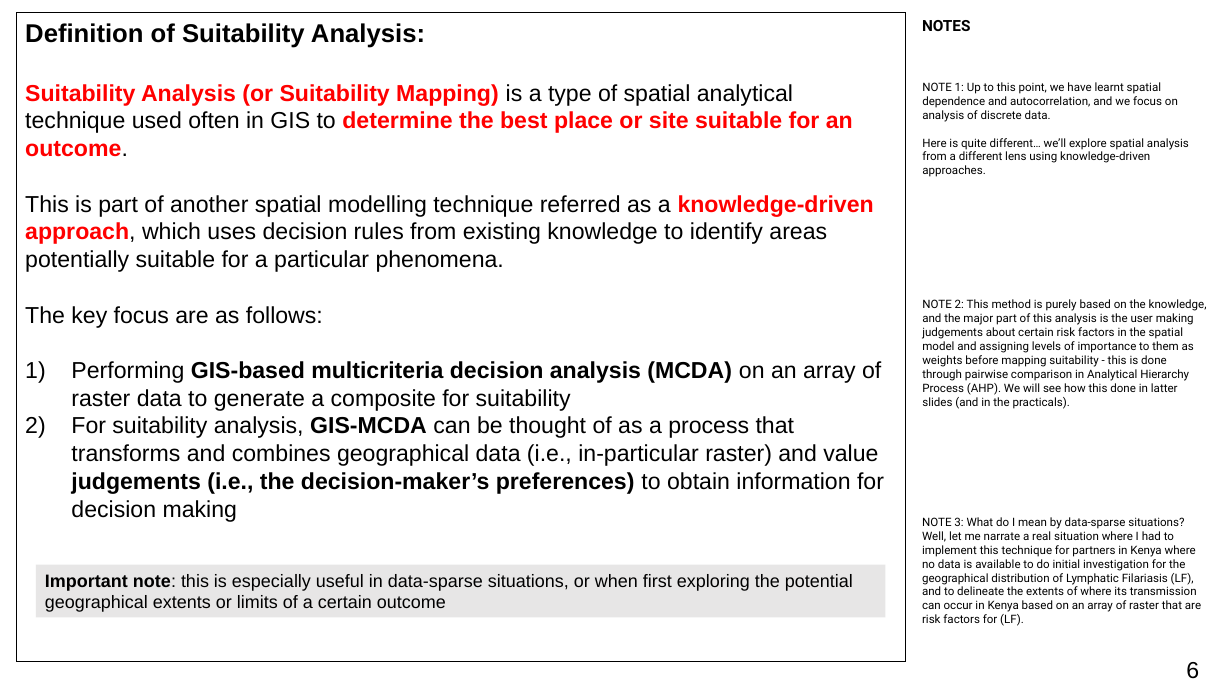
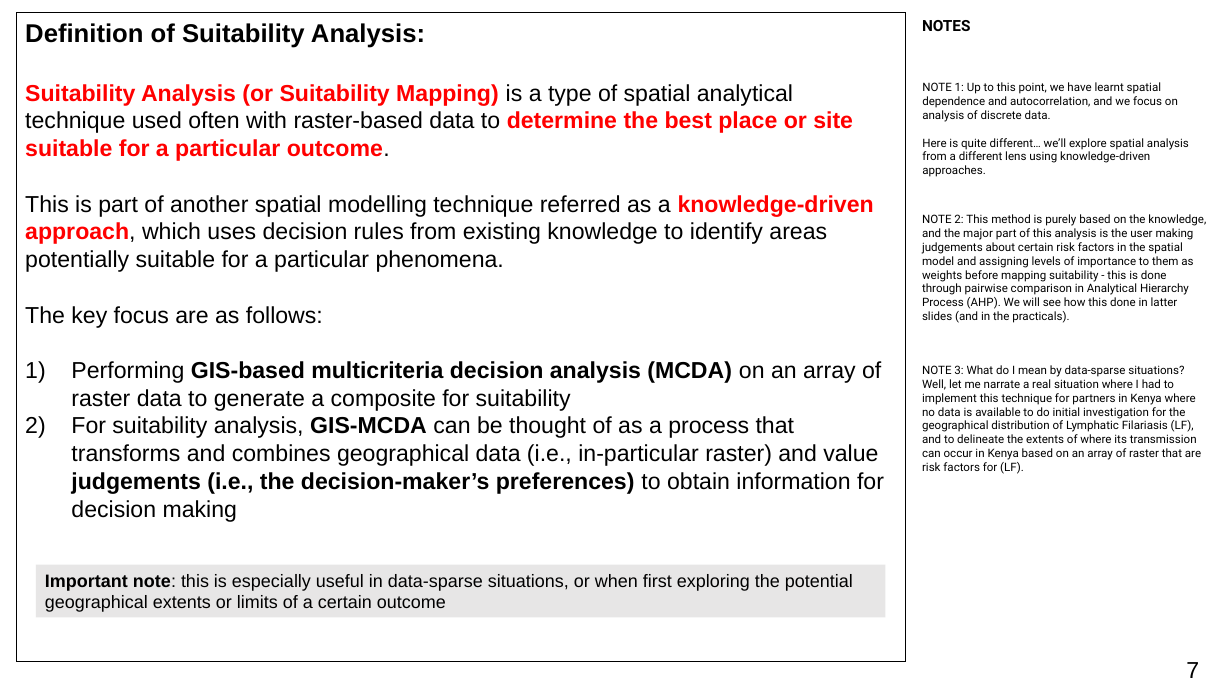
Before and after one commit to UCLPG-MSC-SGDS/GEOG0114, a slide deck: slide 7 of Lecture_notes_powerpoint/Week 4 Lecture Notes - Analytical Hierarchy Process.pptx (slide 6 before the commit). Drawn at 1232x693 pixels with LibreOffice and Linux fonts; fonts in the diff are those of the drawing. Boxes give left, top, right and bottom in pixels: in the first picture for what was removed or moved away, otherwise in the second. Text is boxed around its words. In the diff, an @@ line names an element or a change of style, - is before the commit and + after.

```diff
--- a/Lecture_notes_powerpoint/Week 4 Lecture Notes - Analytical Hierarchy Process.pptx
+++ b/Lecture_notes_powerpoint/Week 4 Lecture Notes - Analytical Hierarchy Process.pptx
@@ text at (25, 84, 853, 161): text changed @@
-Suitability Analysis (or Suitability Mapping) is a type of spatial analytical technique used often in GIS to determine the best place or site suitable for an outcome.
+Suitability Analysis (or Suitability Mapping) is a type of spatial analytical technique used often with raster-based data to determine the best place or site suitable for a particular outcome.
@@ text "NOTE 2: This method is ...": place and size @@
-text "NOTE 2: This method is ..." at (922, 299, 1207, 409)
+text "NOTE 2: This method is ..." at (922, 214, 1206, 323)
@@ text "NOTE 3: What do I ...": place and size @@
-text "NOTE 3: What do I ..." at (922, 517, 1201, 626)
+text "NOTE 3: What do I ..." at (922, 365, 1201, 474)
@@ page number at (1186, 662, 1199, 678): text changed @@
-6
+7
```
Also in this commit, not shown: 9 other slides changed, 3 slides added, 3 other files.
